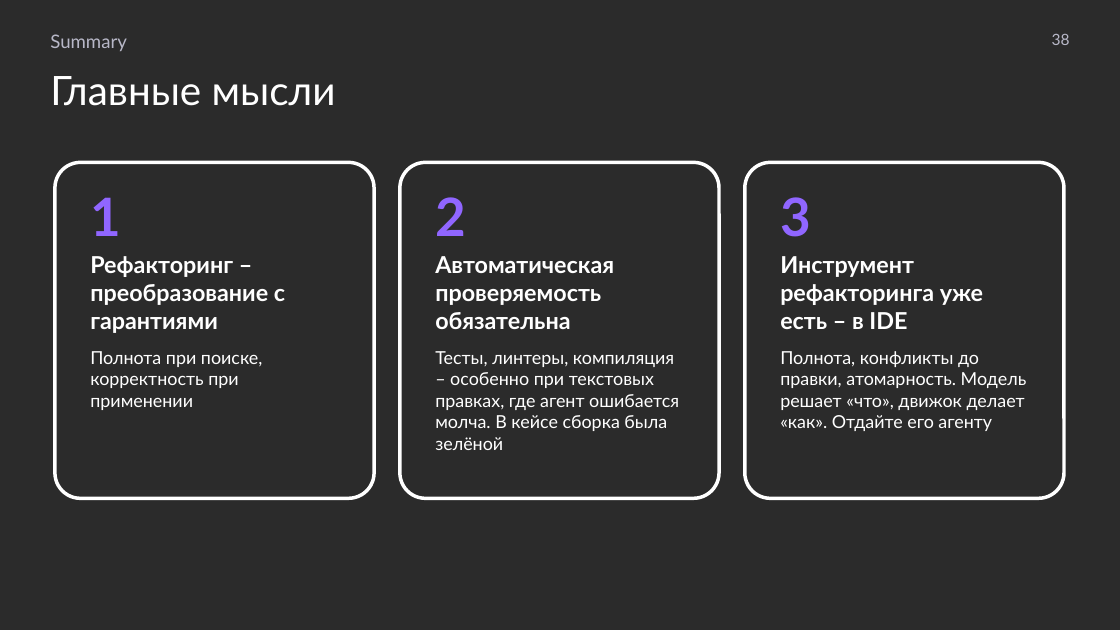
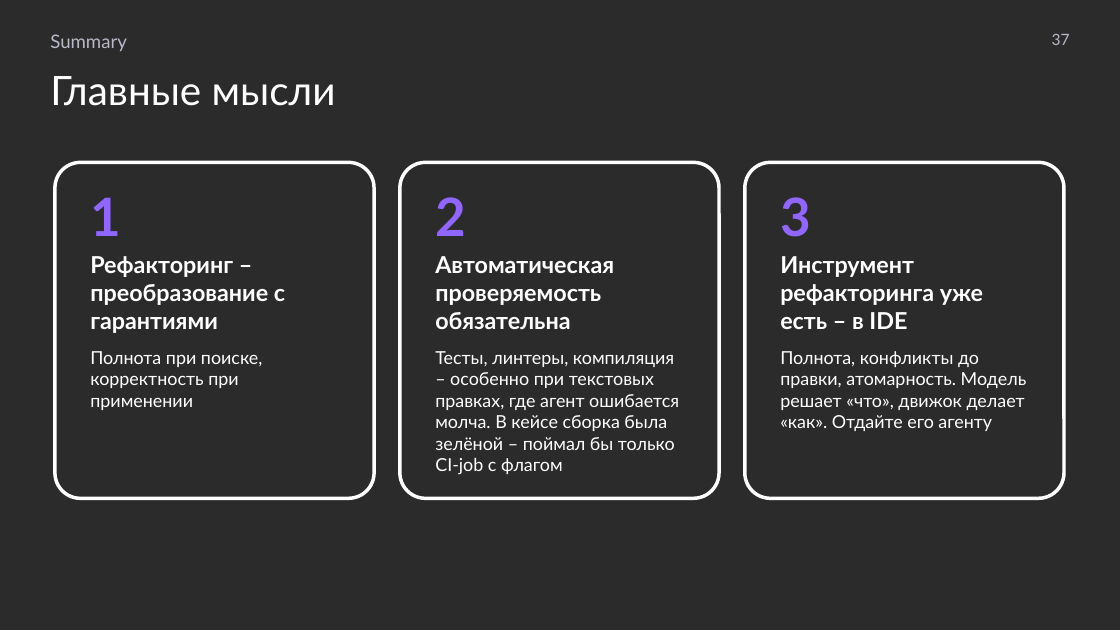
Before and after one commit to MchKosticyn/ide-refactoring-in-ai-agents, a slide deck: slide 37 of Доклад_ Рефакторинг в ИИ-агентах.pptx (slide 38 before the commit). Drawn at 1120x630 pixels with LibreOffice and Linux fonts; fonts in the diff are those of the drawing; background and template pictures are left out; a plain dark background stands for a picture behind light text. Boxes give left, top, right and bottom in pixels: in the first picture for what was removed or moved away, otherwise in the second. Text is boxed around its words. In the diff, an @@ line names an element or a change of style, - is before the commit and + after.

Commit message:
Presentation after review: one-tier plan slides, single case slide, metrics strip on every run, LSP pros/cons, protocol-level wording, dry copy; sync plan

```diff
--- a/Доклад_ Рефакторинг в ИИ-агентах.pptx
+++ b/Доклад_ Рефакторинг в ИИ-агентах.pptx
@@ text at (1052, 34, 1070, 45): text changed @@
-38
+37
@@ text in rounded rectangle at (435, 351, 679, 475): text changed @@
-Тесты, линтеры, компиляция – особенно при текстовых правках, где агент ошибается молча. В кейсе сборка была зелёной
+Тесты, линтеры, компиляция – особенно при текстовых правках, где агент ошибается молча. В кейсе сборка была зелёной – поймал бы только CI-job с флагом
```
Also in this commit, not shown: 28 other slides changed, 8 slides added, 9 slides removed, 2 other files.
